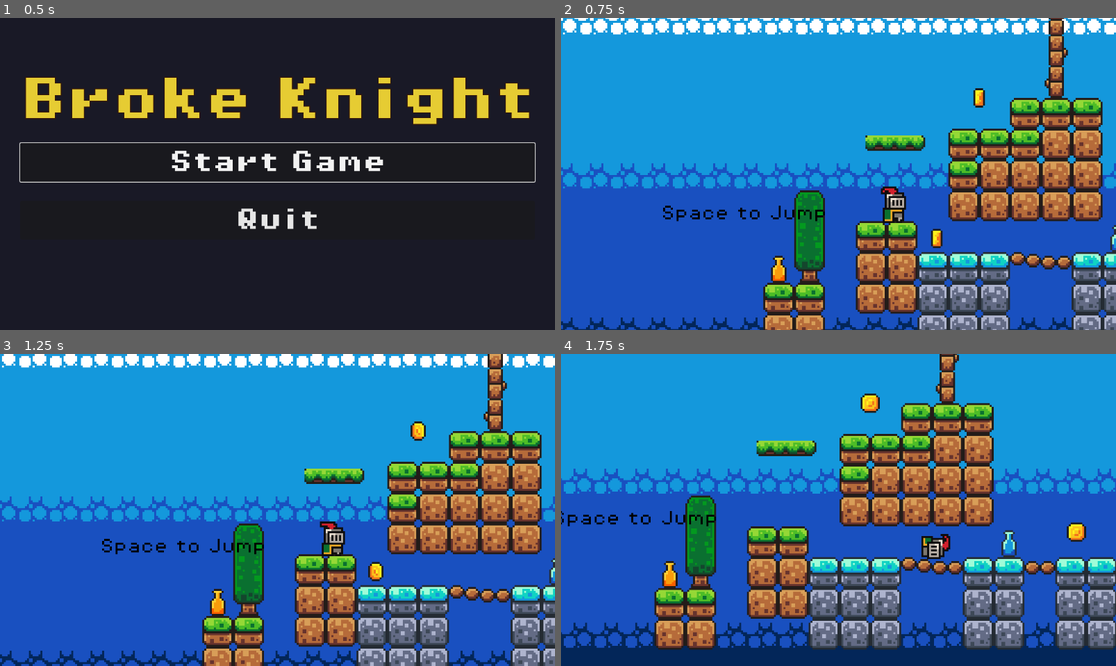
Above: before the commit, frames 1-4 (two rows, left to right).
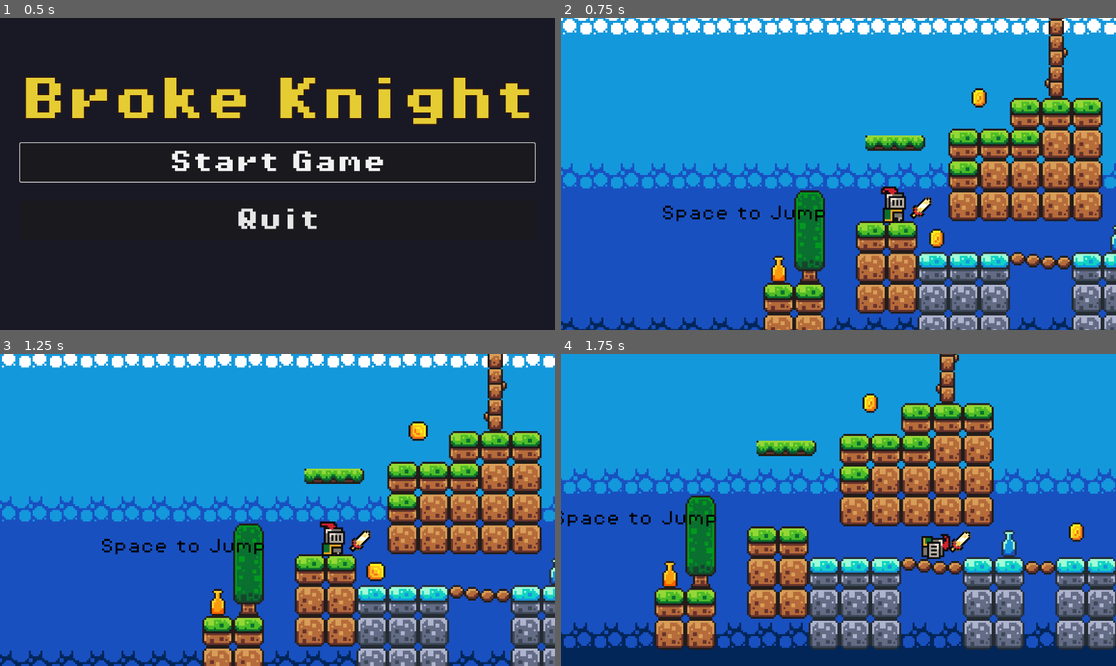
Above: after the commit, the same moments.

Repository: Tobyjcode/BrokeKnightGame
Game: Godot game, scene res://scenes/main_menu.tscn
The game is run twice, just before and just after one commit, with the same random seed, the same clock (stepped at 60 frames per second) and the same inputs.
Inputs:
- Up to frame 1 (0.5 s): no input
- Up to frame 2 (0.75 s): click "Start Game" at 0.5 s
- Up to frame 3 (1.25 s): no input
- Up to frame 4 (1.75 s): tap Enter (ui_accept) at 1.25 s; hold Right (move_right) from 1.28 s (still down); hold E (attack, bound only after the commit) from 1.28 s (still down); tap Shift (shift) at 1.35 s; tap Space (jump) at 1.52 s

Frame 1 is identical in both runs. In frame 2, 0.3% of the frame differs, in the area x 62-77%, y 23-73%; in frame 3, 0.4%, in the area x 62-78%, y 21-73%; in frame 4, 0.4%.

Commit message:
#Added a weapon item to the player and a slash effect when player input e

Diff:
--- a/coin.tscn
+++ b/coin.tscn
@@ -204,7 +204,7 @@
 [node name="AnimatedSprite2D" type="AnimatedSprite2D" parent="."]
 sprite_frames = SubResource("SpriteFrames_s5w7y")
 autoplay = "default"
-frame_progress = 0.544775
+frame_progress = 0.125345
 
 [node name="CollisionShape2D" type="CollisionShape2D" parent="."]
 shape = SubResource("CircleShape2D_relgi")
--- /dev/null
+++ b/fire.tscn
@@ -0,0 +1,88 @@
+[gd_scene load_steps=13 format=3 uid="uid://2la2sk63owpj"]
+
+[ext_resource type="Texture2D" uid="uid://bws3eaqmkyxcb" path="res://toby_platformer_assets/free-effect-and-bullet-16x16/Fire Effect and Bullet 16x16.png" id="1_2pqqt"]
+
+[sub_resource type="AtlasTexture" id="AtlasTexture_5ltu8"]
+atlas = ExtResource("1_2pqqt")
+region = Rect2(480, 0, 16, 16)
+
+[sub_resource type="AtlasTexture" id="AtlasTexture_x6ecg"]
+atlas = ExtResource("1_2pqqt")
+region = Rect2(496, 0, 16, 16)
+
+[sub_resource type="AtlasTexture" id="AtlasTexture_icfi2"]
+atlas = ExtResource("1_2pqqt")
+region = Rect2(512, 0, 16, 16)
+
+[sub_resource type="AtlasTexture" id="AtlasTexture_eo6dx"]
+atlas = ExtResource("1_2pqqt")
+region = Rect2(528, 0, 16, 16)
+
+[sub_resource type="AtlasTexture" id="AtlasTexture_r2yji"]
+atlas = ExtResource("1_2pqqt")
+region = Rect2(544, 0, 16, 16)
+
+[sub_resource type="AtlasTexture" id="AtlasTexture_qjybw"]
+atlas = ExtResource("1_2pqqt")
+region = Rect2(224, 64, 16, 16)
+
+[sub_resource type="AtlasTexture" id="AtlasTexture_f37y5"]
+atlas = ExtResource("1_2pqqt")
+region = Rect2(240, 64, 16, 16)
+
+[sub_resource type="AtlasTexture" id="AtlasTexture_tgnow"]
+atlas = ExtResource("1_2pqqt")
+region = Rect2(256, 64, 16, 16)
+
+[sub_resource type="AtlasTexture" id="AtlasTexture_bwgbv"]
+atlas = ExtResource("1_2pqqt")
+region = Rect2(272, 64, 16, 16)
+
+[sub_resource type="AtlasTexture" id="AtlasTexture_umj4n"]
+atlas = ExtResource("1_2pqqt")
+region = Rect2(560, 0, 16, 16)
+
+[sub_resource type="SpriteFrames" id="SpriteFrames_aiuiy"]
+animations = [{
+"frames": [{
+"duration": 1.0,
+"texture": SubResource("AtlasTexture_5ltu8")
+}, {
+"duration": 1.0,
+"texture": SubResource("AtlasTexture_x6ecg")
+}, {
+"duration": 1.0,
+"texture": SubResource("AtlasTexture_icfi2")
+}, {
+"duration": 1.0,
+"texture": SubResource("AtlasTexture_eo6dx")
+}, {
+"duration": 1.0,
+"texture": SubResource("AtlasTexture_r2yji")
+}, {
+"duration": 1.0,
+"texture": SubResource("AtlasTexture_qjybw")
+}, {
+"duration": 1.0,
+"texture": SubResource("AtlasTexture_f37y5")
+}, {
+"duration": 1.0,
+"texture": SubResource("AtlasTexture_tgnow")
+}, {
+"duration": 1.0,
+"texture": SubResource("AtlasTexture_bwgbv")
+}, {
+"duration": 1.0,
+"texture": SubResource("AtlasTexture_umj4n")
+}],
+"loop": true,
+"name": &"Fire",
+"speed": 10.0
+}]
+
+[node name="Fire" type="Node"]
+
+[node name="AnimatedSprite2D" type="AnimatedSprite2D" parent="."]
+sprite_frames = SubResource("SpriteFrames_aiuiy")
+animation = &"Fire"
+frame_progress = 0.902466
--- a/project.godot
+++ b/project.godot
@@ -53,6 +53,16 @@
 , Object(InputEventKey,"resource_local_to_scene":false,"resource_name":"","device":-1,"window_id":0,"alt_pressed":false …(183 unchanged characters)…
 ]
 }
+weapon={
+"deadzone": 0.2,
+"events": [Object(InputEventKey,"resource_local_to_scene":false,"resource_name":"","device":-1,"window_id":0,"alt_pressed":false,"shift_pressed":false,"ctrl_pressed":false,"meta_pressed":false,"pressed":false,"keycode":0,"physical_keycode":69,"key_label":0,"unicode":101,"location":0,"echo":false,"script":null)
+]
+}
+attack={
+"deadzone": 0.2,
+"events": [Object(InputEventKey,"resource_local_to_scene":false,"resource_name":"","device":-1,"window_id":0,"alt_pressed":false,"shift_pressed":false,"ctrl_pressed":false,"meta_pressed":false,"pressed":false,"keycode":0,"physical_keycode":69,"key_label":0,"unicode":101,"location":0,"echo":false,"script":null)
+]
+}
 
 [physics]
 
--- a/scripts/player.gd
+++ b/scripts/player.gd
@@ -13,6 +13,7 @@
 var is_rolling := false
 var roll_timer := 0.0
 var roll_direction := 1.0  # Store roll direction
+var current_weapon = null
 
 func _physics_process(delta: float) -> void:
 	# Add the gravity.
@@ -78,3 +79,23 @@
 	animated_sprite.play("hurt")
 	if hurt_sound:
 		hurt_sound.play()
+
+func equip_weapon(weapon):
+	if current_weapon:
+		current_weapon.queue_free()
+	current_weapon = weapon
+
+func _unhandled_input(event):
+	# Add this to your existing input handling
+	if event.is_action_pressed("attack") and current_weapon:
+		current_weapon.attack()
+
+# Add this helper method
+func is_player() -> bool:
+	return true
+
+func _ready():
+	# Test code - remove after testing
+	var weapon = load("res://weapon.tscn").instantiate()
+	add_child(weapon)
+	equip_weapon(weapon)
--- /dev/null
+++ b/slash_effect.tscn
@@ -0,0 +1,76 @@
+[gd_scene load_steps=8 format=3]
+
+[ext_resource type="Texture2D" uid="uid://your_slash_texture" path="res://toby_platformer_assets/sprites/slash_effect.png" id="1_slash"]
+
+[sub_resource type="Gradient" id="Gradient_1"]
+colors = PackedColorArray(1, 1, 1, 0.8, 1, 1, 1, 0)
+
+[sub_resource type="GradientTexture1D" id="GradientTexture1D_1"]
+gradient = SubResource("Gradient_1")
+
+[sub_resource type="ParticleProcessMaterial" id="ParticleProcessMaterial_1"]
+lifetime_randomness = 0.3
+particle_flag_disable_z = true
+spread = 15.0
+gravity = Vector3(0, 0, 0)
+initial_velocity_min = 30.0
+initial_velocity_max = 50.0
+orbit_velocity_min = 0.0
+orbit_velocity_max = 0.0
+scale_min = 0.5
+scale_max = 1.0
+color_ramp = SubResource("GradientTexture1D_1")
+
+[sub_resource type="Animation" id="Animation_slash"]
+resource_name = "slash"
+length = 0.4
+tracks/0/type = "value"
+tracks/0/imported = false
+tracks/0/enabled = true
+tracks/0/path = NodePath("Sprite2D:modulate")
+tracks/0/interp = 1
+tracks/0/loop_wrap = true
+tracks/0/keys = {
+"times": PackedFloat32Array(0, 0.1, 0.4),
+"transitions": PackedFloat32Array(1, 1, 1),
+"update": 0,
+"values": [Color(1, 1, 1, 0), Color(1, 1, 1, 1), Color(1, 1, 1, 0)]
+}
+tracks/1/type = "method"
+tracks/1/imported = false
+tracks/1/enabled = true
+tracks/1/path = NodePath(".")
+tracks/1/interp = 1
+tracks/1/loop_wrap = true
+tracks/1/keys = {
+"times": PackedFloat32Array(0.4),
+"transitions": PackedFloat32Array(1),
+"values": [{
+"args": [],
+"method": &"queue_free"
+}]
+}
+
+[sub_resource type="AnimationLibrary" id="AnimationLibrary_slash"]
+_data = {
+"slash": SubResource("Animation_slash")
+}
+
+[node name="SlashEffect" type="Node2D"]
+
+[node name="Sprite2D" type="Sprite2D" parent="."]
+modulate = Color(1, 1, 1, 0)
+texture = ExtResource("1_slash")
+
+[node name="GPUParticles2D" type="GPUParticles2D" parent="."]
+emitting = false
+amount = 20
+process_material = SubResource("ParticleProcessMaterial_1")
+lifetime = 0.5
+one_shot = true
+explosiveness = 0.8
+
+[node name="AnimationPlayer" type="AnimationPlayer" parent="."]
+libraries = {
+"": SubResource("AnimationLibrary_slash")
+}
--- /dev/null
+++ b/weapon.gd
@@ -0,0 +1,40 @@
+extends Node2D
+
+@onready var sprite = $Sprite2D
+@onready var animation_player = $AnimationPlayer
+
+var is_attacking = false
+var attack_cooldown = 0.2
+var can_attack = true
+
+func _ready():
+	# Initialize at reset position
+	animation_player.play("RESET")
+
+func _process(_delta):
+	if Input.is_action_just_pressed("attack"):
+		attack()
+
+	# Update weapon direction based on player direction
+	var parent = get_parent()
+	if parent and parent.has_method("is_player"):
+		if parent.animated_sprite.flip_h:
+			scale.x = -1  # Flip weapon when player faces left
+			position.x = -8  # Hold on left side
+		else:
+			scale.x = 1   # Normal scale when player faces right
+			position.x = 8  # Hold on right side
+
+func attack():
+	if can_attack and not is_attacking:
+		is_attacking = true
+		can_attack = false
+
+		# Play the attack animation
+		animation_player.stop()
+		animation_player.play("attack")
+
+		await animation_player.animation_finished
+		is_attacking = false
+		await get_tree().create_timer(attack_cooldown).timeout
+		can_attack = true
--- /dev/null
+++ b/weapon.tscn
@@ -0,0 +1,79 @@
+[gd_scene load_steps=6 format=3 uid="uid://km4ydhittnex"]
+
+[ext_resource type="Script" uid="uid://dskbueqxpgqww" path="res://weapon.gd" id="1_0t63x"]
+[ext_resource type="Texture2D" uid="uid://boflcqwqv5ybr" path="res://toby_platformer_assets/medieval-fantasy-1/medieval-fantasy-1/items/weapon/3.png" id="1_o2wld"]
+
+[sub_resource type="Animation" id="Animation_reset"]
+length = 0.001
+tracks/0/type = "value"
+tracks/0/imported = false
+tracks/0/enabled = true
+tracks/0/path = NodePath("Sprite2D:rotation")
+tracks/0/interp = 1
+tracks/0/loop_wrap = true
+tracks/0/keys = {
+"times": PackedFloat32Array(0),
+"transitions": PackedFloat32Array(1),
+"update": 0,
+"values": [0.785398]
+}
+tracks/1/type = "value"
+tracks/1/imported = false
+tracks/1/enabled = true
+tracks/1/path = NodePath("Sprite2D:position")
+tracks/1/interp = 1
+tracks/1/loop_wrap = true
+tracks/1/keys = {
+"times": PackedFloat32Array(0),
+"transitions": PackedFloat32Array(1),
+"update": 0,
+"values": [Vector2(6, -10)]
+}
+
+[sub_resource type="Animation" id="Animation_attack"]
+resource_name = "attack"
+length = 0.4
+tracks/0/type = "value"
+tracks/0/imported = false
+tracks/0/enabled = true
+tracks/0/path = NodePath("Sprite2D:rotation")
+tracks/0/interp = 2
+tracks/0/loop_wrap = true
+tracks/0/keys = {
+"times": PackedFloat32Array(0, 0.1, 0.2, 0.3, 0.4),
+"transitions": PackedFloat32Array(0.2, 0.4, 2.5, 1.5, 1),
+"update": 0,
+"values": [0.785398, 1.17893, -3.14159, -0.785398, 0.785398]
+}
+tracks/1/type = "value"
+tracks/1/imported = false
+tracks/1/enabled = true
+tracks/1/path = NodePath("Sprite2D:position")
+tracks/1/interp = 2
+tracks/1/loop_wrap = true
+tracks/1/keys = {
+"times": PackedFloat32Array(0, 0.1, 0.2, 0.3, 0.4),
+"transitions": PackedFloat32Array(0.2, 0.4, 2.5, 1.5, 1),
+"update": 0,
+"values": [Vector2(6, -10), Vector2(4, -12), Vector2(8, -8), Vector2(10, -6), Vector2(6, -10)]
+}
+
+[sub_resource type="AnimationLibrary" id="AnimationLibrary_xyz"]
+_data = {
+&"RESET": SubResource("Animation_reset"),
+&"attack": SubResource("Animation_attack")
+}
+
+[node name="Weapon" type="Node2D"]
+position = Vector2(0, 2)
+script = ExtResource("1_0t63x")
+
+[node name="Sprite2D" type="Sprite2D" parent="."]
+position = Vector2(6, -10)
+rotation = 0.785398
+texture = ExtResource("1_o2wld")
+
+[node name="AnimationPlayer" type="AnimationPlayer" parent="."]
+libraries = {
+&"": SubResource("AnimationLibrary_xyz")
+}
Binary file added: toby_platformer_assets/PNG/1/1.png
Not shown, added: toby_platformer_assets/PNG/1/1.png.import
Binary file added: toby_platformer_assets/PNG/1/10.png
Not shown, added: toby_platformer_assets/PNG/1/10.png.import
Binary file added: toby_platformer_assets/PNG/1/2.png
Not shown, added: toby_platformer_assets/PNG/1/2.png.import
Binary file added: toby_platformer_assets/PNG/1/3.png
Not shown, added: toby_platformer_assets/PNG/1/3.png.import
Binary file added: toby_platformer_assets/PNG/1/4.png
Not shown, added: toby_platformer_assets/PNG/1/4.png.import
Binary file added: toby_platformer_assets/PNG/1/5.png
Not shown, added: toby_platformer_assets/PNG/1/5.png.import
(and 163 more such lines)
